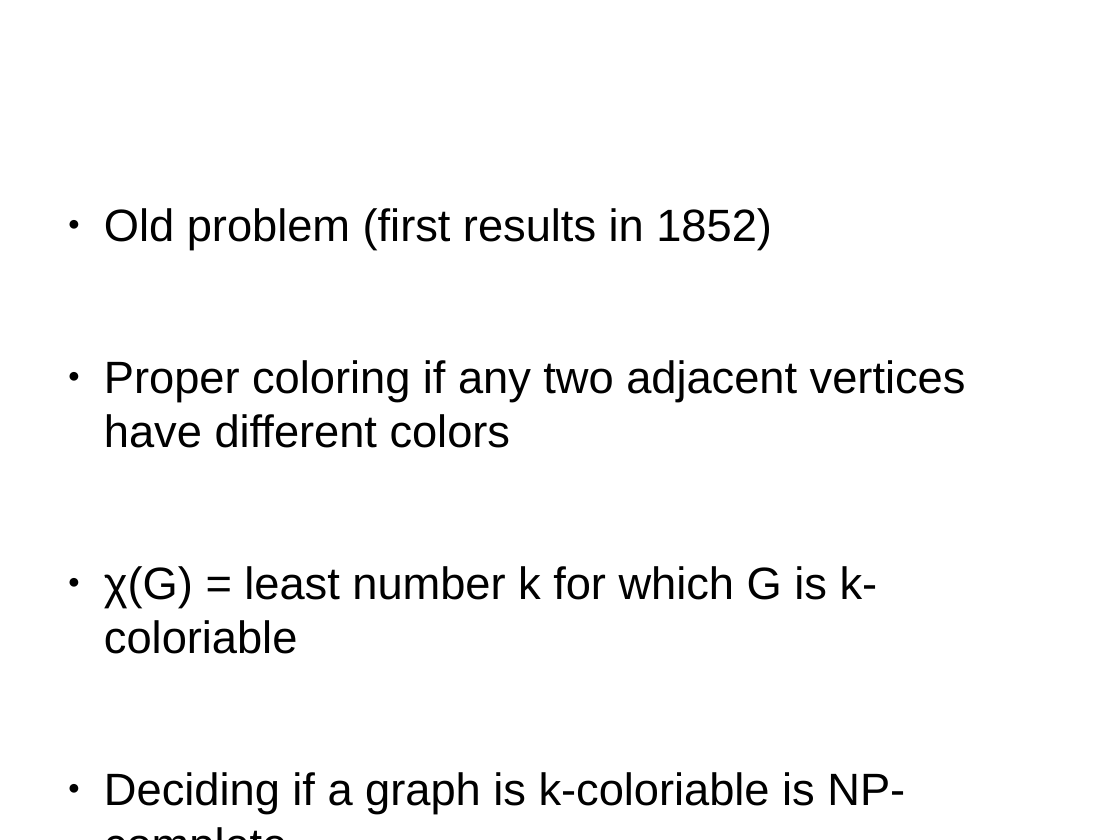
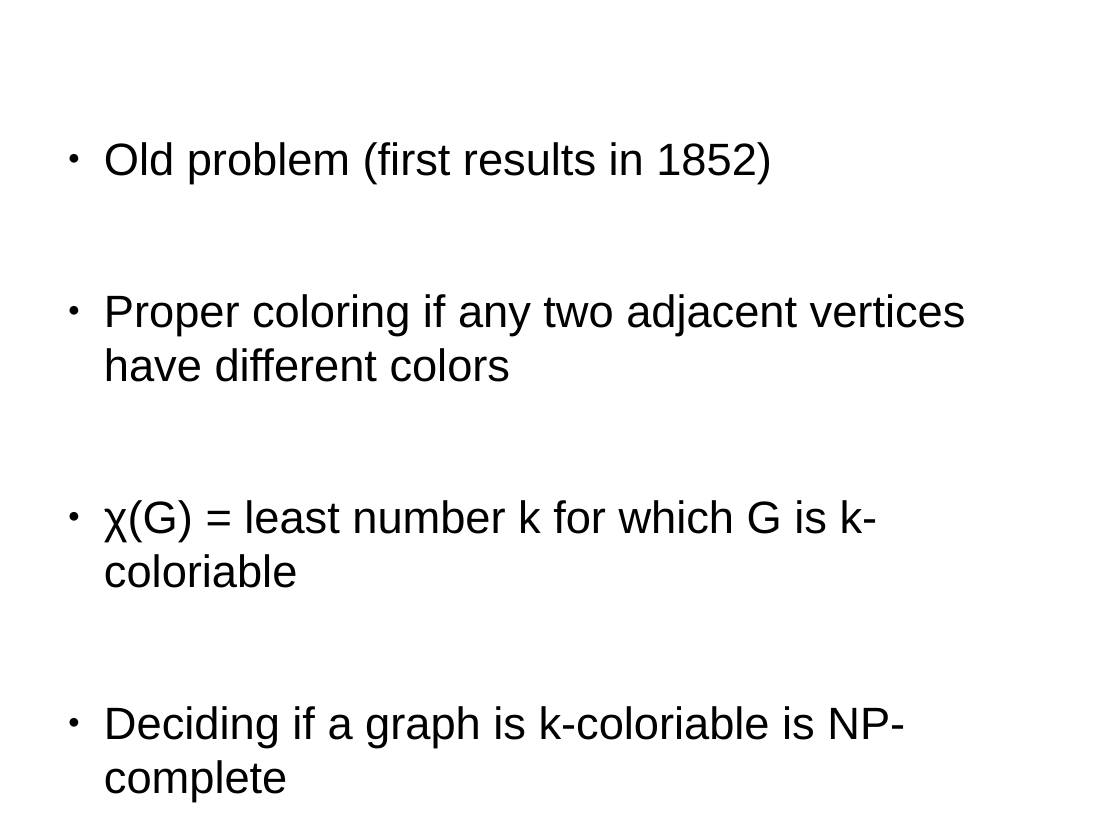
Before and after one commit to AlexPerrot/map-coloring, a slide deck: slide 5 of map-coloring.odp (slide 2 before the commit). Drawn at 1120x840 pixels with LibreOffice and Linux fonts; fonts in the diff are those of the drawing; background and template pictures are left out. Boxes give left, top, right and bottom in pixels: in the first picture for what was removed or moved away, otherwise in the second. Text is boxed around its words. In the diff, an @@ line names an element or a change of style, - is before the commit and + after.

```diff
--- a/map-coloring.odp
+++ b/map-coloring.odp
@@ text "Old problem (first results in ..." at bbox=[104, 142, 966, 803]: vertical alignment top to middle @@
```
Also in this commit, not shown: 2 other slides changed, 15 slides added, 1 slide removed, 1 other file.
